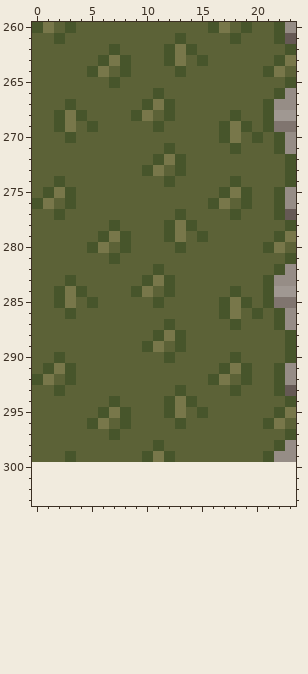
Two states of a pixel-art file, art/sakala.aseprite. Above: the version before the commit.
300x300 pixels, 1 frame. Colours within 5 levels of each other are drawn and written as one. Shown: x 0..23, y 260..303. The old version is drawn lined up with the new one, on the new canvas. The commit also changed other parts of the picture, which this record leaves out.
After:
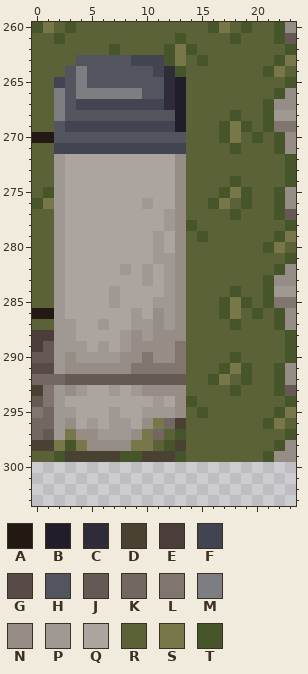
Palette (. is transparent): A #211912  B #211d2a  C #2e2c3a  D #494132  E #4b3d3a  F #434451  G #584b47  H #52555d  J #655954  K #736762  L #80756f  M #7c7e81  N #968d86  P #a09892  Q #aba49f  R #5c6237  S #78774a  T #47552b
Difference:
canvas 300x300 -> 300x304
y 263: x 4..11 RRTSTRRR -> HHHHHFFF
y 264: x 3..12 RRTSRTRRRR -> HMHHHHHHFC
y 265: x 2..13 RRRRRTRRRRRR -> FHMHHHHHHHCB
y 266: x 2..13 RRRRRRRRRTRR -> MHMMMMMMHHCB
y 267: x 2..13 RTRRRRRRTSTR -> MHFFFFFFFFCB
y 268: x 2..13 TSTRRRRTSRTR -> MHHHHHHHHHHB
y 269: x 2..13 TSRTRRRRRTRR -> HFFFFFFFFFFB
y 270: x 0..13 RRRTRRRRRRRRRR -> AAHHHHHHHHHHHH
y 271: x 2..13 RRRRRRRRRRTR -> FFFFFFFFFFFF
y 272: x 2..13 RRRRRRRRRTST -> PQQQQQQQQQQN
y 273: x 2..13 RRRRRRRRTSRT -> PQQQQQQQQQQN
y 274: x 2..13 TRRRRRRRRRTR -> PQQQQQQQQQQN
y 275: x 2..13 STRRRRRRRRRR -> PQQQQQQQQQQN
y 276: x 2..13 RTRRRRRRRRRR -> PQQQQQQQPQQN
y 277: x 2..13 TRRRRRRRRRRT -> PQQQQQQQQQPN
y 278: x 2..13 RRRRRTRRRRTS -> PQQQQQQQQQPN
y 279: x 2..13 RRRRTSTRRRTS -> PQQQQQQQQPQN
y 280: x 2..13 RRRTSRTRRRRT -> PQQQQQQQQPQN
y 281: x 2..13 RRRRRTRRRRRR -> PQQQQQQQQPPN
y 282: x 2..13 RRRRRRRRRTRR -> PQQQQQPQPQPN
y 283: x 2..13 RTRRRRRRTSTR -> PQQQQQQQPQPN
y 284: x 2..13 TSTRRRRTSRTR -> PQQQQPQQQQPN
y 285: x 2..13 TSRTRRRRRTRR -> PQQQQPQQQPPN
y 286: x 0..13 RRRTRRRRRRRRRR -> AAPQQQQQQPQNPN
y 287: x 2..13 RRRRRRRRRRTR -> PPQQPQQPPNPN
y 288: x 0..13 RRRRRRRRRRRTST -> EEPPQQQQPNPNNN
y 289: x 0..13 RRRRRRRRRRTSRT -> EJPPPQPQPNNNNL
y 290: x 0..13 RRTRRRRRRRRRTR -> JJPNPPPPNNLNNL
y 291: x 0..13 RTSTRRRRRRRRRR -> GGPNNNNNNLLLLL
y 292: x 0..13 TSRTRRRRRRRRRR -> KKKJJJJJJJJJJJ
y 293: x 0..13 RRTRRRRRRRRRRT -> DLPNPQQPQPNNNN
y 294: x 0..13 RRRRRRRTRRRRTS -> JLPQQQQQQQQPQN
y 295: x 0..13 RRRRRRTSTRRRTS -> LKPPQQQPQQPPPN
y 296: x 0..13 RRRRRTSRTRRRRT -> KKPNQPQPPQNSKD
y 297: x 0..11 RRRRRRRTRRRR -> KJPSNNPPPNSK; x 13 R -> T
y 298: x 0..13 RRRRRRRRRRRTRR -> DDSTSNNNNSSRTD
y 299: x 2..13 RTRRRRRRTSTR -> TDDDDDTTDDDT
Boxes around the changes in both pictures, in picture pixels (x1, y1, x2, y2):
changed: (32, 55, 186, 462)
